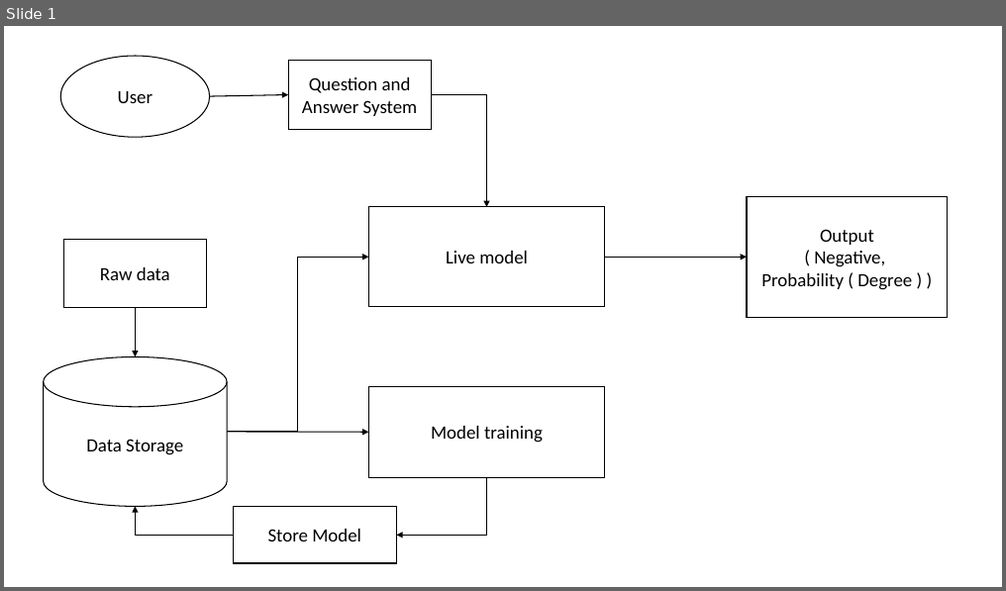
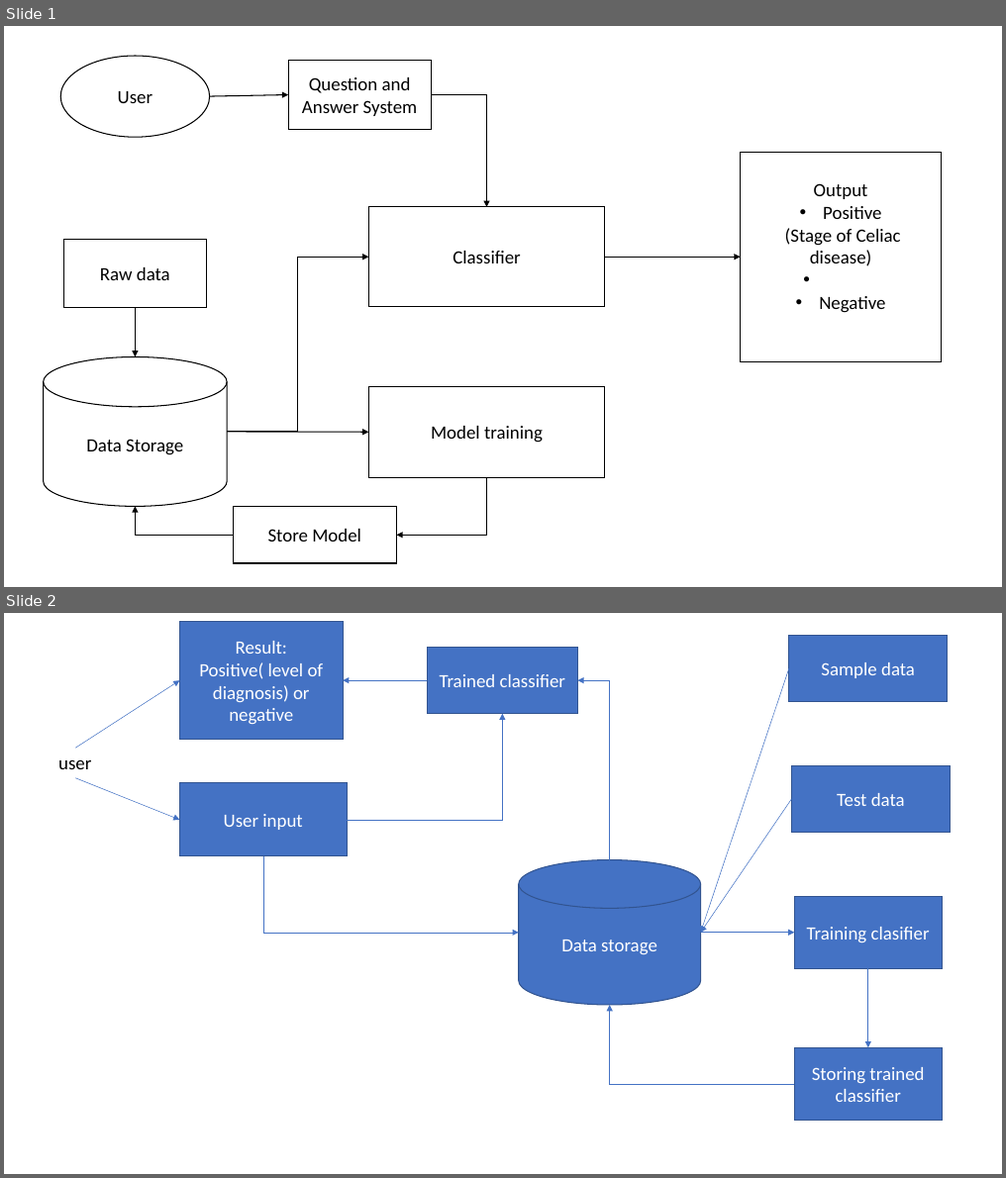
Before and after one commit to moribaleta/Fundamentals-of-Research, a slide deck: Gradient Boosting/system architecture.pptx. Shown one above the other, each under a label of ours: slide 1 before the commit, slides 1 and 2 after it. The pictures are 1006x591 and 1006x1178 pixels, drawn with LibreOffice and Linux fonts; fonts in the diff are those of the drawing. Boxes give left, top, right and bottom in pixels: in the first picture for what was removed or moved away, otherwise in the second. Text is boxed around its words. In the diff, an @@ line names an element or a change of style, - is before the commit and + after.

```diff
--- a/Gradient Boosting/system architecture.pptx
+++ b/Gradient Boosting/system architecture.pptx
@@ slide 2 added at bbox=[4, 613, 1002, 1174], background #FFFFFF @@
@@ rectangle added at bbox=[180, 622, 344, 740], fill #4472C4, outline #325491 1 pt, 18 pt, text #FFFFFF @@
+Result:
+Positive( level of diagnosis) or negative
@@ rectangle added at bbox=[789, 636, 948, 701], fill #4472C4, outline #325491 1 pt, 18 pt, text #FFFFFF @@
+Sample data
@@ rectangle added at bbox=[427, 648, 577, 714], fill #4472C4, outline #325491 1 pt, 18 pt, text #FFFFFF @@
+Trained classifier
@@ arrow added from (789, 668) to (701, 933), #4472C4 0.5 pt @@
@@ arrow added from (76, 748) to (180, 680), #4472C4 0.5 pt @@
@@ arrow added from (427, 680) to (344, 680), #4472C4 0.5 pt @@
@@ elbow arrow added from (610, 861) to (577, 680), #4472C4 0.5 pt @@
@@ elbow arrow added from (347, 820) to (503, 714), #4472C4 0.5 pt @@
@@ text added at bbox=[58, 761, 91, 769], 18 pt, text #000000 @@
+user
@@ arrow added from (76, 778) to (180, 820), #4472C4 0.5 pt @@
@@ rectangle added at bbox=[180, 783, 347, 857], fill #4472C4, outline #325491 1 pt, 18 pt, text #FFFFFF @@
+User input
@@ rectangle added at bbox=[792, 765, 950, 832], fill #4472C4, outline #325491 1 pt, 18 pt, text #FFFFFF @@
+Test data
@@ arrow added from (792, 799) to (701, 933), #4472C4 0.5 pt @@
@@ elbow arrow added from (263, 857) to (519, 933), #4472C4 0.5 pt @@
@@ cylinder added at bbox=[519, 861, 701, 1005], fill #4472C4, outline #325491 1 pt, 18 pt, text #FFFFFF @@
+Data storage
@@ rectangle added at bbox=[795, 897, 943, 969], fill #4472C4, outline #325491 1 pt, 18 pt, text #FFFFFF @@
+Training clasifier
@@ arrow added from (701, 933) to (795, 933), #4472C4 0.5 pt @@
@@ arrow added from (868, 968) to (868, 1048), #4472C4 0.5 pt @@
@@ elbow arrow added from (795, 1084) to (610, 1005), #4472C4 0.5 pt @@
@@ rectangle added at bbox=[795, 1048, 943, 1121], fill #4472C4, outline #325491 1 pt, 18 pt, text #FFFFFF @@
+Storing trained classifier
@@ slide 1 changed as well @@
@@ rectangle "Output": place and size @@
-rectangle "Output" at bbox=[746, 196, 948, 318]
+rectangle "Output" at bbox=[741, 152, 943, 363]
@@ text in rectangle at bbox=[785, 206, 901, 313]: text changed @@
-( Negative,
-Probability ( Degree ) )
+• Positive
+(Stage of Celiac disease)
+• Negative
@@ text in rectangle at bbox=[452, 251, 520, 264]: text changed @@
-Live model
+Classifier
@@ arrow moved from (605, 258) - (746, 258) to (605, 258) - (741, 258) @@
```
Also in this commit, not shown: 1 other slide added, 14 other files.
